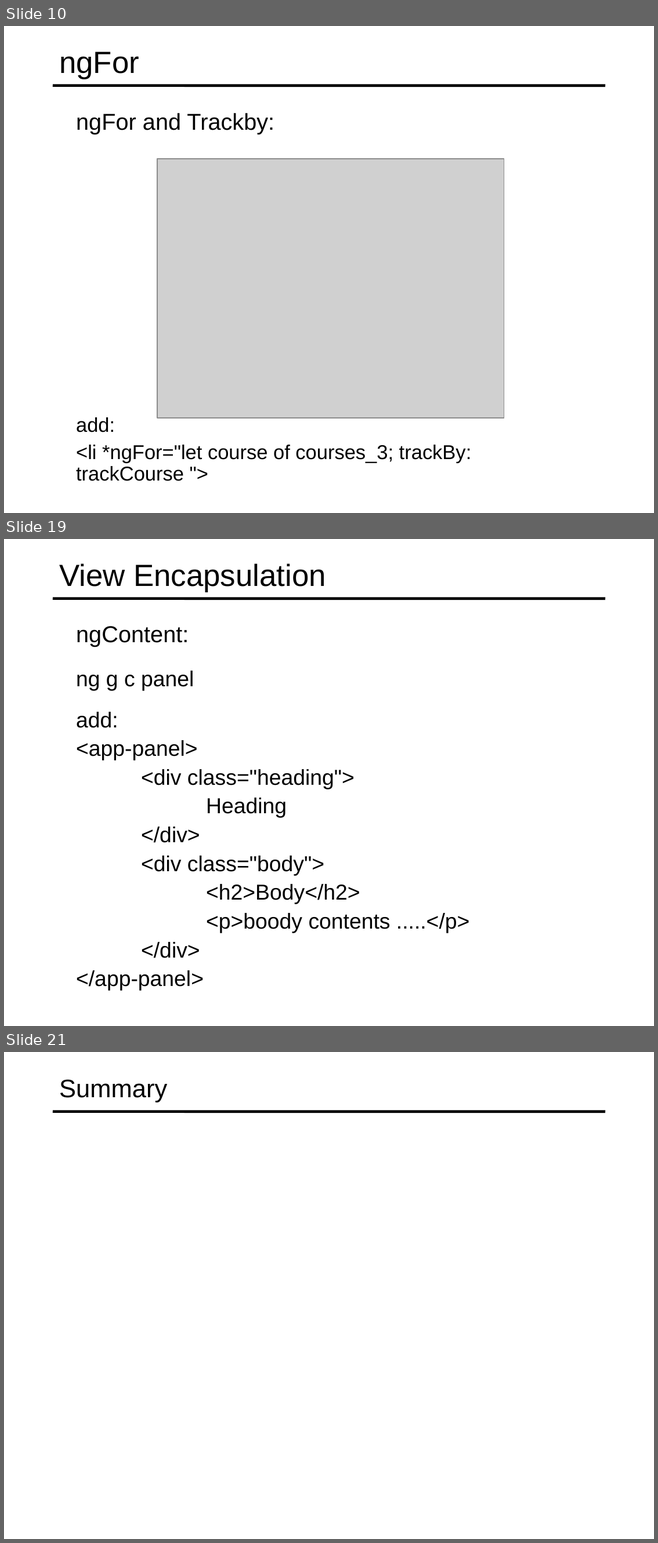
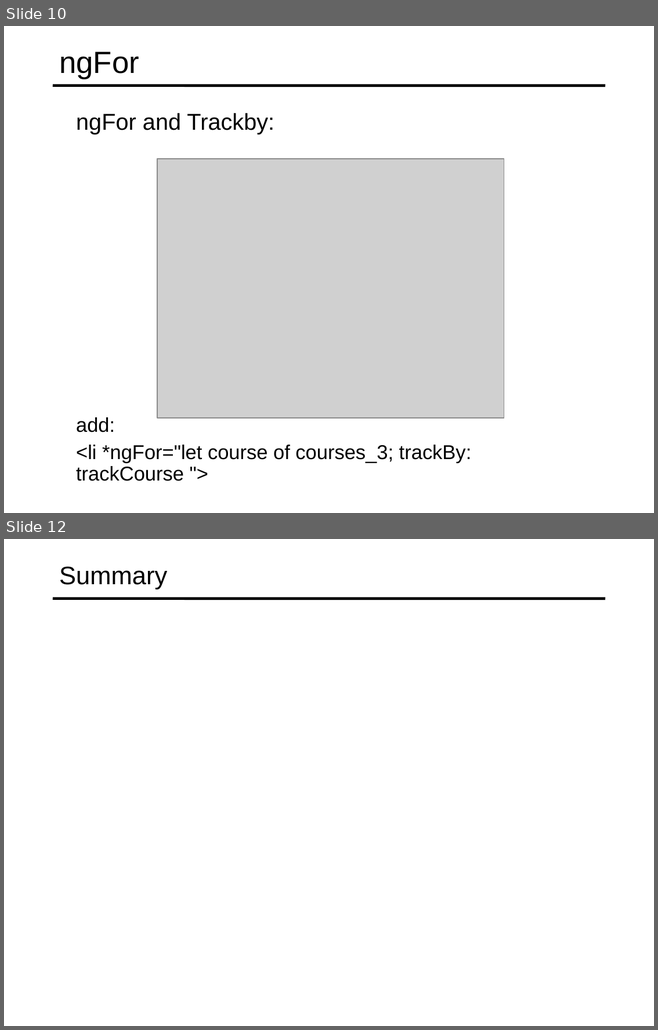
Before and after one commit to specter01wj/Jago_Link_Training, a slide deck: Angular/Angular7/Angular Advanced Course/Essentials/4.Directives/L4_Directives.ppt. Shown one above the other, each under a label of ours: slides 10, 19 and 21 before the commit, slides 10 and 12 after it; the slides between them are not shown. The pictures are 658x1543 and 658x1030 pixels, drawn with LibreOffice and Linux fonts; fonts in the diff are those of the drawing; grey boxes stand for pictures. Boxes give left, top, right and bottom in pixels: in the first picture for what was removed or moved away, otherwise in the second. Text is boxed around its words. In the diff, an @@ line names an element or a change of style, - is before the commit and + after.

```diff
--- a/Angular/Angular7/Angular Advanced Course/Essentials/4.Directives/L4_Directives.ppt
+++ b/Angular/Angular7/Angular Advanced Course/Essentials/4.Directives/L4_Directives.ppt
@@ slide 19 removed at bbox=[4, 539, 654, 1026], background #FFFFFF; not listed: 1 template element that a slide beside it also shows @@
@@ title removed at bbox=[59, 563, 326, 592] @@
-View Encapsulation
@@ text removed at bbox=[76, 626, 188, 646] @@
-  ngContent:
@@ text removed at bbox=[76, 671, 194, 691] @@
-  ng g c panel
@@ text removed at bbox=[76, 712, 469, 991] @@
-  add:
-  <app-panel>
-  <div class="heading">
-  Heading
-  </div>
-  <div class="body">
-  <h2>Body</h2>
-  <p>boody contents .....</p>
-  </div>
-  </app-panel>
@@ what was slide 21 is now slide 12 @@
```
Also in this commit, not shown: 1 slide added, 9 other slides removed.
